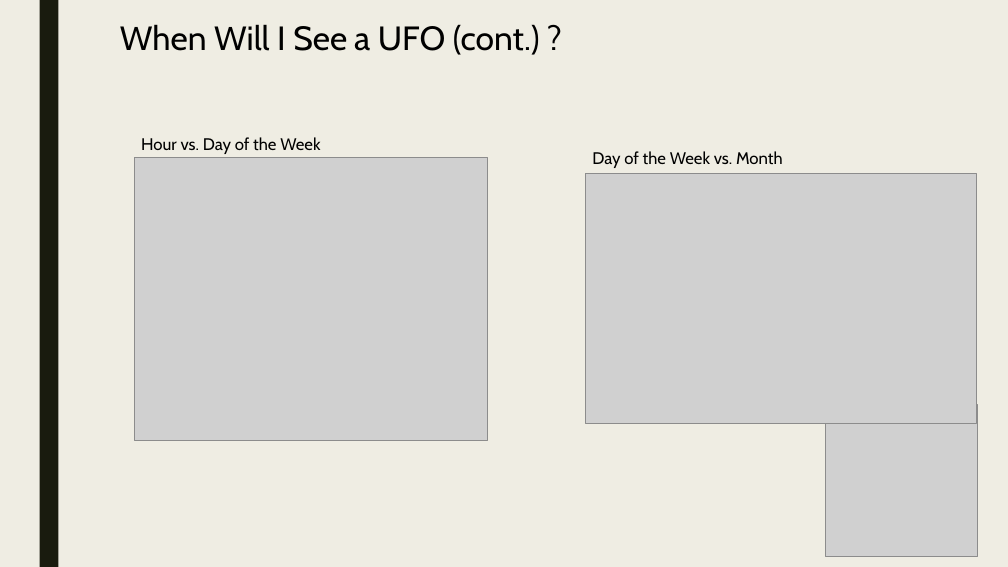
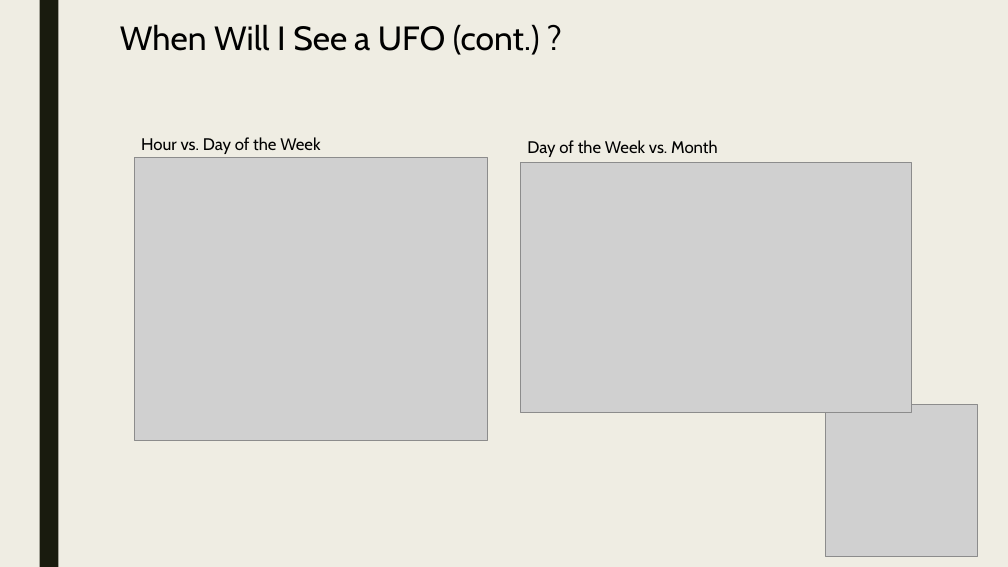
Before and after one commit to Preetikasri/UFO-Sightings-Analysis, a slide deck: slide 22 of ufo_presentation_v3.pptx. Drawn at 1008x567 pixels with LibreOffice and Linux fonts; fonts in the diff are those of the drawing; grey boxes stand for pictures. Boxes give left, top, right and bottom in pixels: in the first picture for what was removed or moved away, otherwise in the second. Text is boxed around its words. In the diff, an @@ line names an element or a change of style, - is before the commit and + after.

```diff
--- a/ufo_presentation_v3.pptx
+++ b/ufo_presentation_v3.pptx
@@ text "Day of the Week vs. ...": place and size @@
-text "Day of the Week vs. ..." at [592, 151, 783, 168]
+text "Day of the Week vs. ..." at [527, 140, 718, 157]
@@ picture: place and size @@
-picture at [586, 173, 977, 423]
+picture at [521, 162, 912, 412]
```
Also in this commit, not shown: 7 other slides changed.
